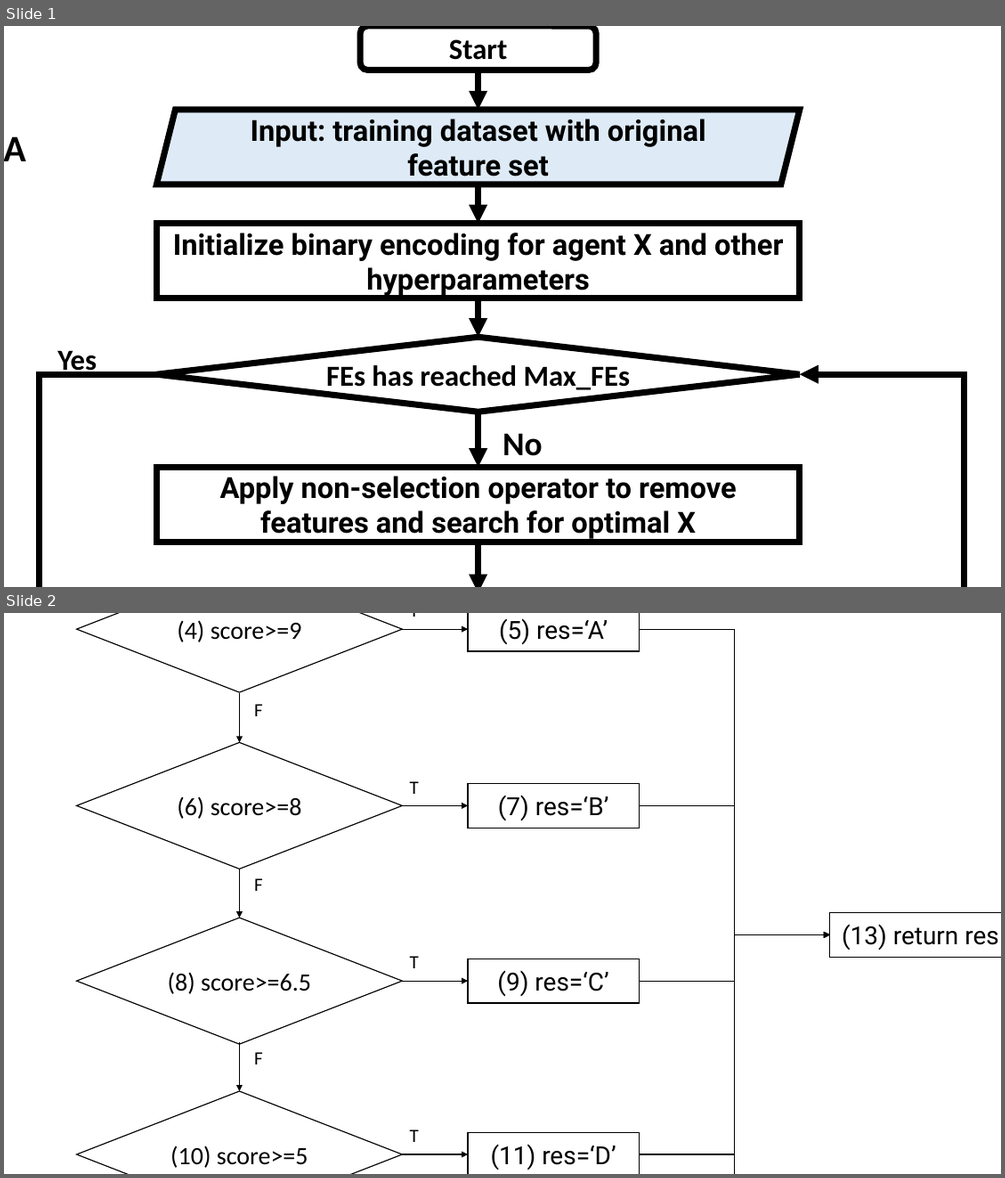
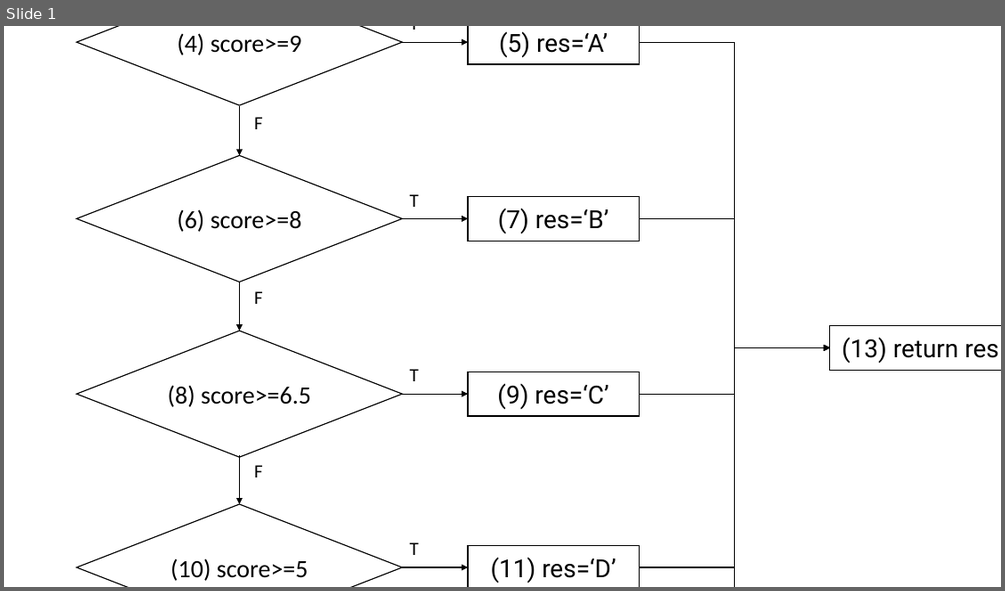
Before and after one commit to nmhienbn/TestingAndQA, a slide deck: Week4/CTF.pptx. Shown one above the other, each under a label of ours: slides 1 and 2 before the commit, slide 1 after it. The pictures are 1005x1178 and 1005x591 pixels, drawn with LibreOffice and Linux fonts; fonts in the diff are those of the drawing. Boxes give left, top, right and bottom in pixels: in the first picture for what was removed or moved away, otherwise in the second. Text is boxed around its words. In the diff, an @@ line names an element or a change of style, - is before the commit and + after.

```diff
--- a/Week4/CTF.pptx
+++ b/Week4/CTF.pptx
@@ slide 1 removed at (4, 26, 1001, 587), background #FFFFFF @@
@@ rounded rectangle removed at (360, 26, 596, 70) @@
-Start
@@ arrow removed from (478, 70) to (478, 110) @@
@@ parallelogram removed at (156, 110, 800, 184) @@
-Input: training dataset with original feature set
@@ text removed at (4, 136, 25, 161) @@
-A
@@ arrow removed from (478, 184) to (478, 224) @@
@@ rectangle removed at (156, 224, 800, 298) @@
-Initialize binary encoding for agent X and other hyperparameters
@@ arrow removed from (478, 298) to (478, 338) @@
@@ diamond removed at (156, 338, 800, 412) @@
-FEs has reached Max_FEs
@@ text removed at (57, 350, 97, 377) @@
-Yes
@@ elbow arrow removed from (157, 375) to (156, 587) @@
@@ elbow arrow removed from (801, 587) to (800, 375) @@
@@ arrow removed from (478, 412) to (478, 467) @@
@@ text removed at (502, 433, 542, 456) @@
-No
@@ rectangle removed at (156, 467, 800, 542) @@
-Apply non-selection operator to remove features and search for optimal X
@@ arrow removed from (478, 542) to (478, 587) @@
@@ what was slide 2 is now slide 1 @@
```
Also in this commit, not shown: 2 slides changed, 1 slide added, 7 other files.
